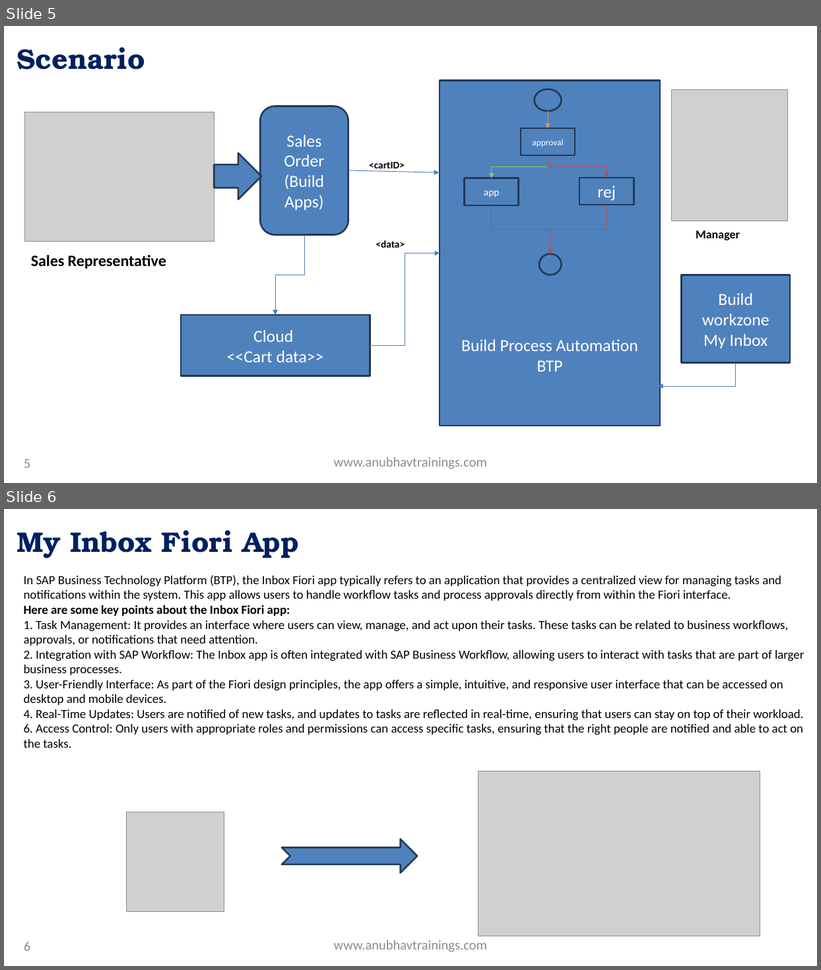
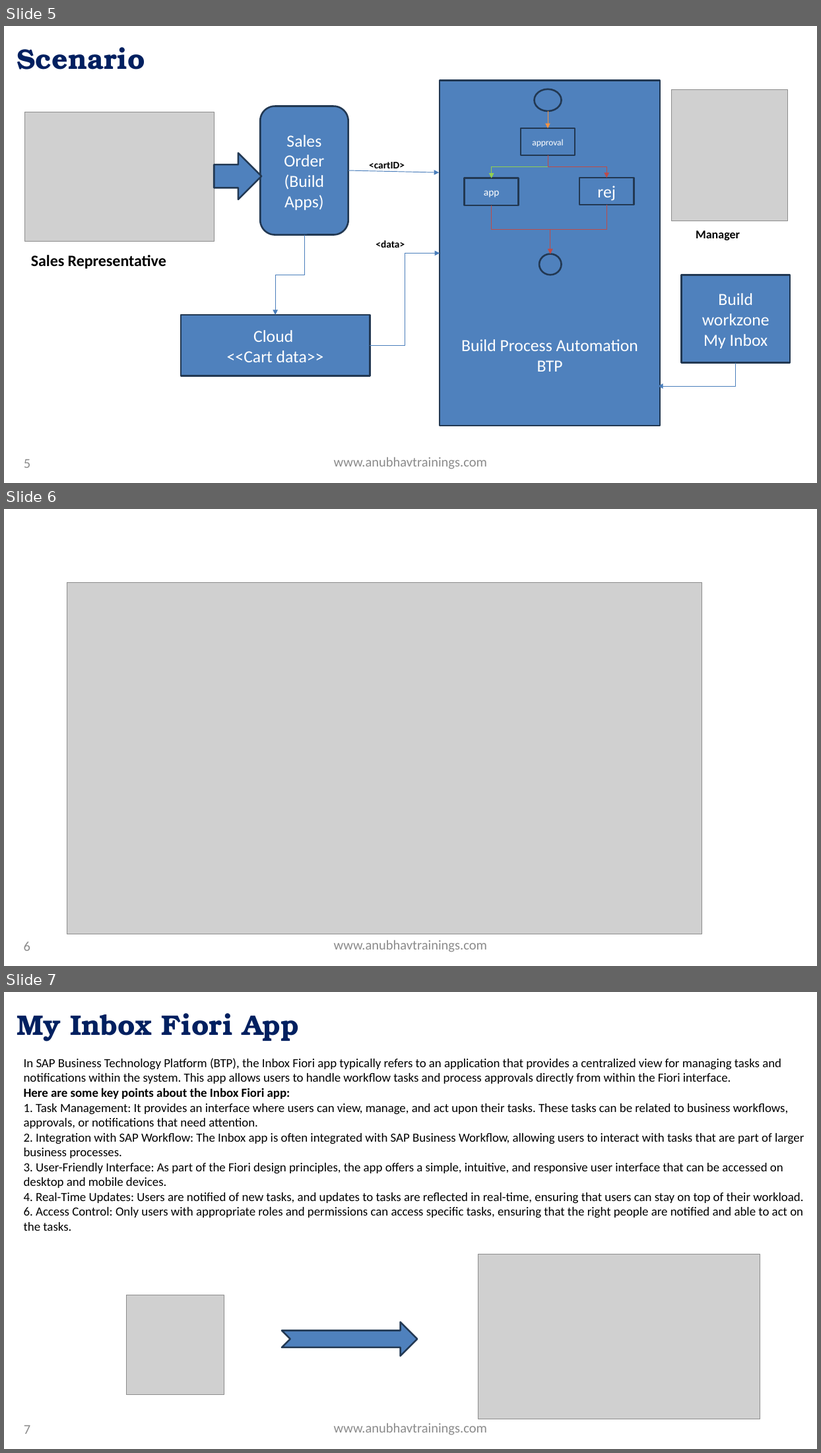
Before and after one commit to soyuztechnologies/SAP_BTP_Build_Apps_Training, a slide deck: Day 9/Day 9 -Build Apps Training.pptx. Shown one above the other, each under a label of ours: slides 5 and 6 before the commit, slides 5, 6 and 7 after it. The pictures are 821x970 and 821x1453 pixels, drawn with LibreOffice and Linux fonts; fonts in the diff are those of the drawing; grey boxes stand for pictures; background and template pictures are left out. Boxes give left, top, right and bottom in pixels: in the first picture for what was removed or moved away, otherwise in the second. Text is boxed around its words. In the diff, an @@ line names an element or a change of style, - is before the commit and + after.

```diff
--- a/Day 9/Day 9 -Build Apps Training.pptx
+++ b/Day 9/Day 9 -Build Apps Training.pptx
@@ slide 6 added at (x1=4, y1=509, x2=817, y2=966), background picture (left out) @@
@@ picture added at (x1=67, y1=582, x2=702, y2=934) @@
@@ page number added at (x1=24, y1=942, x2=30, y2=951), 16 pt, text #8C8C8C @@
+6
@@ text added at (x1=334, y1=941, x2=487, y2=953), 16 pt, text #8C8C8C @@
+www.anubhavtrainings.com
@@ what was slide 6 is now slide 7 @@
@@ page number at (x1=24, y1=1426, x2=30, y2=1434): text changed @@
-6
+7
```
Also in this commit, not shown: 2 slides changed, 5 other files.
